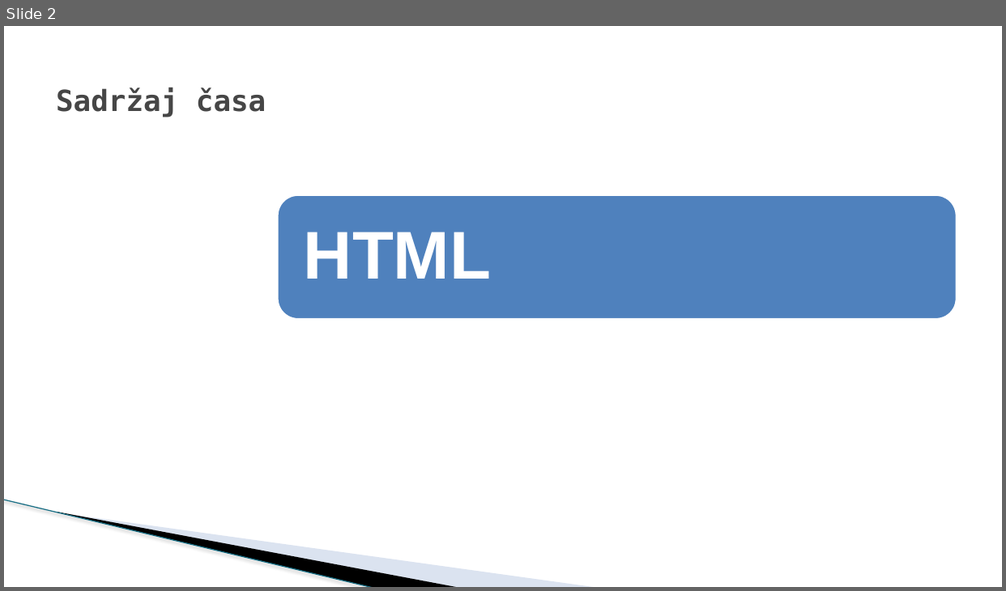
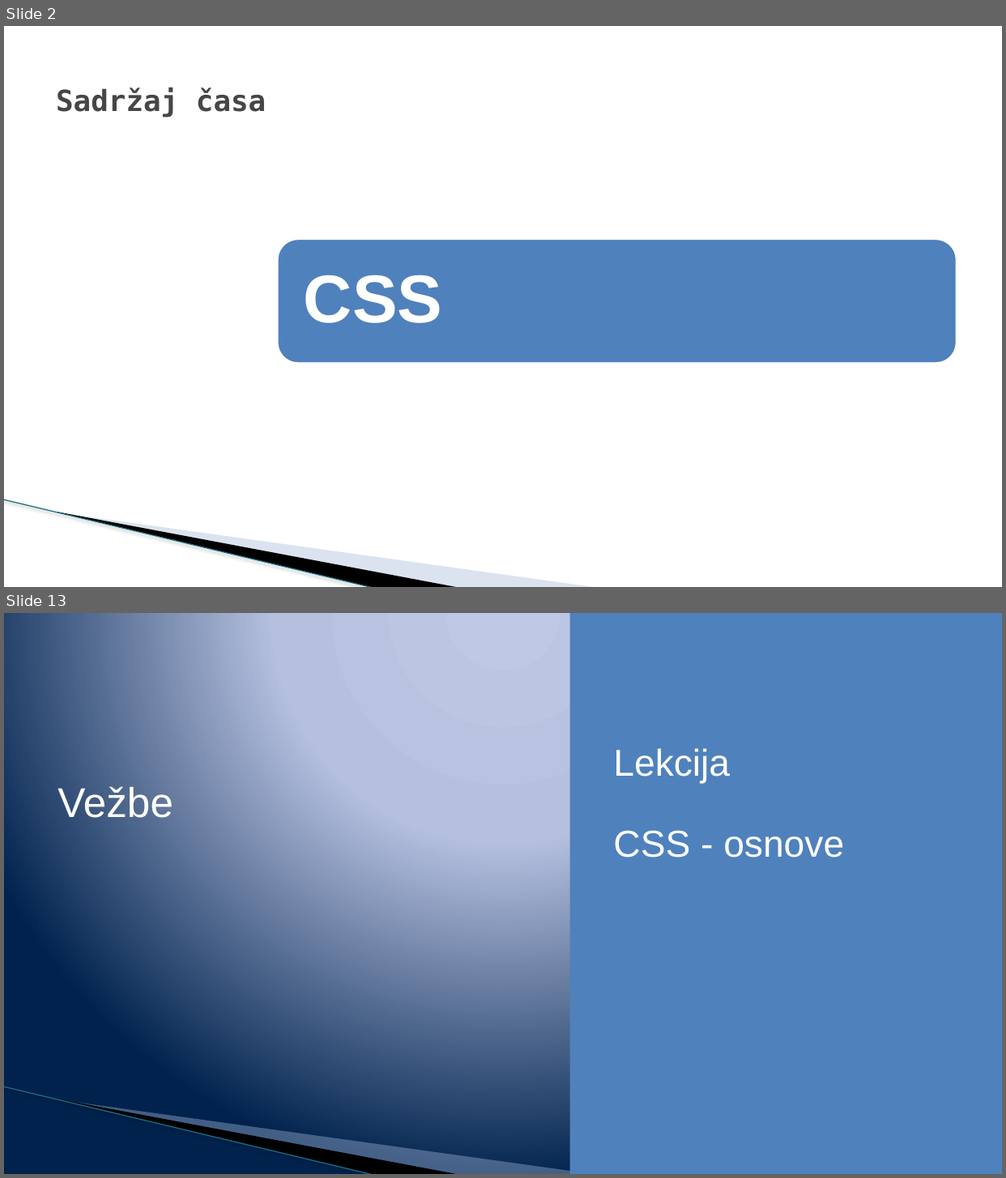
Before and after one commit to todalexcode/kurs-front-end, a slide deck: sesija-22/PPT/Front-End Developer-22.pptx. Shown one above the other, each under a label of ours: slide 2 before the commit, slides 2 and 13 after it; the slides between them are not shown. The pictures are 1006x591 and 1006x1178 pixels, drawn with LibreOffice and Linux fonts; fonts in the diff are those of the drawing; background and template pictures are left out. Boxes give left, top, right and bottom in pixels: in the first picture for what was removed or moved away, otherwise in the second. Text is boxed around its words. In the diff, an @@ line names an element or a change of style, - is before the commit and + after.

```diff
--- a/sesija-22/PPT/Front-End Developer-22.pptx
+++ b/sesija-22/PPT/Front-End Developer-22.pptx
@@ slide 13 added at <box>4,613,1002,1174</box>, background gradient #BFC9E5 to #B5C0E0 to #00234D; not listed: 3 template elements that a slide beside it also shows @@
@@ rectangle added at <box>570,613,1002,1174</box>, fill #4F81BD @@
@@ text added at <box>613,748,844,858</box>, 36 pt, text #FFFFFF @@
+Lekcija
+CSS - osnove
@@ title added at <box>57,786,173,826</box>, 40 pt, text #FFFFFF @@
+Vežbe
@@ slide 2 changed as well @@
@@ rounded rectangle: place and size @@
-rounded rectangle at <box>277,195,957,319</box>
+rounded rectangle at <box>277,239,957,364</box>
@@ text removed at <box>304,232,491,279</box> @@
-HTML
@@ text added at <box>304,275,442,323</box>, 65 pt, text #FFFFFF, bold @@
+CSS
```
Also in this commit, not shown: 1 other slide changed, 11 other slides added, 2 slides removed, 8 other files.
